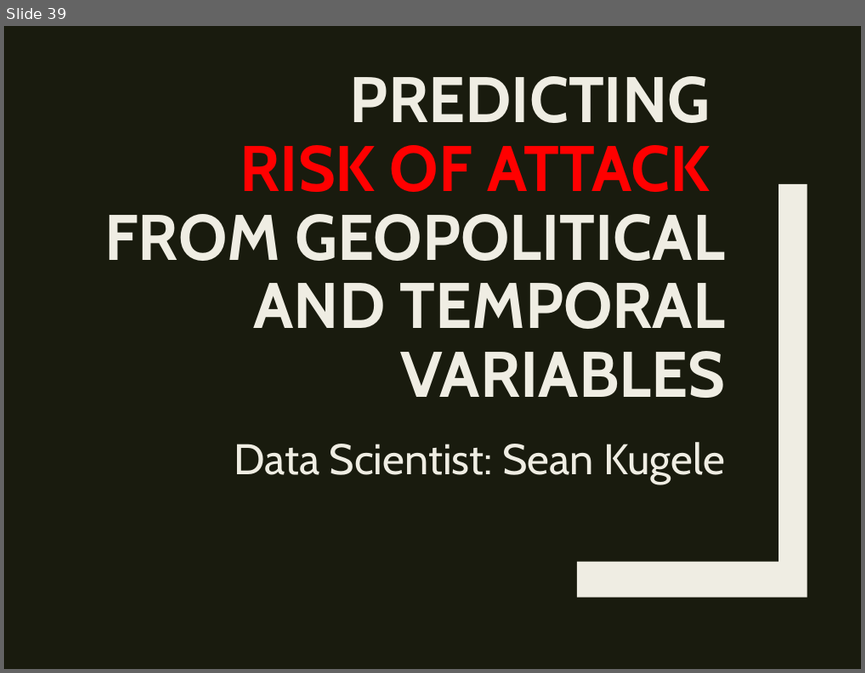
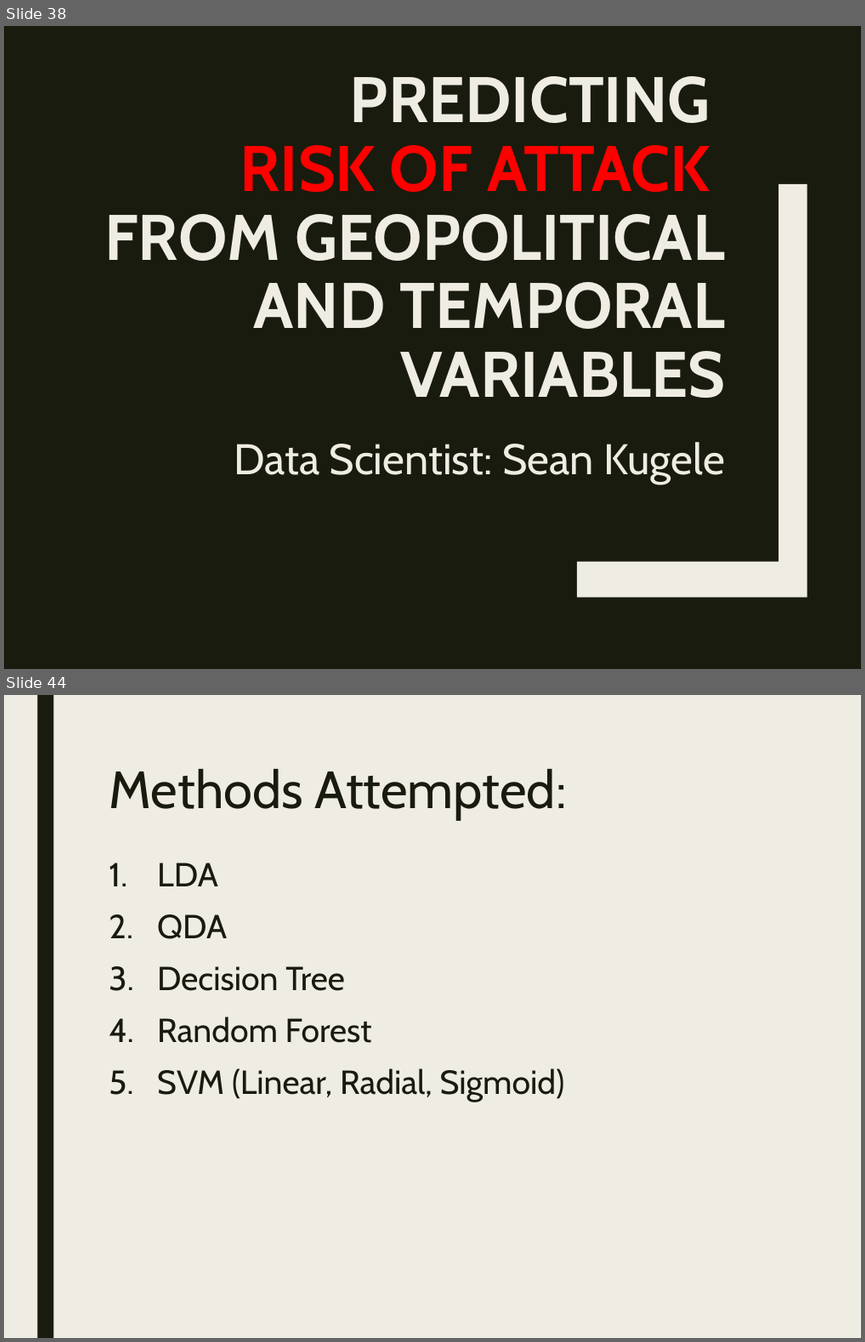
Before and after one commit to stats-learning-fall2019/final-project, a slide deck: presentation/gtdb-final-presentation.pptx. Shown one above the other, each under a label of ours: slide 39 before the commit, slides 38 and 44 after it; the slides between them are not shown. The pictures are 865x673 and 865x1342 pixels, drawn with LibreOffice and Linux fonts; fonts in the diff are those of the drawing. Boxes give left, top, right and bottom in pixels: in the first picture for what was removed or moved away, otherwise in the second. Text is boxed around its words. In the diff, an @@ line names an element or a change of style, - is before the commit and + after.

Commit message:
Adds "Sean Q2 slides" include roc, tree vis, and rf imp.

```diff
--- a/presentation/gtdb-final-presentation.pptx
+++ b/presentation/gtdb-final-presentation.pptx
@@ slide 44 added at (4, 695, 861, 1338), background #EFEDE3 @@
@@ rectangle added at (37, 695, 53, 1338), fill #191B0E @@
@@ title added at (109, 769, 567, 820), 44 pt, text #191B0E @@
+Methods Attempted:
@@ text added at (157, 862, 565, 1102), 28 pt, text #191B0E @@
+1. LDA
+2. QDA
+3. Decision Tree
+4. Random Forest
+5. SVM (Linear, Radial, Sigmoid)
@@ what was slide 39 is now slide 38 @@
```
Also in this commit, not shown: 2 slides changed, 8 other slides added, 1 slide removed.
